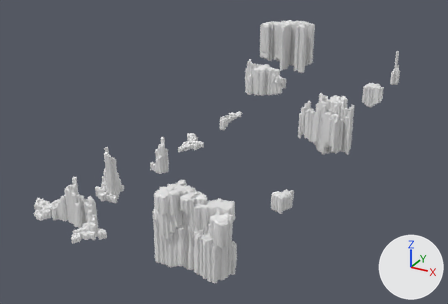
Renders of the FBX model Singularity-Game/Assets/Assets_Environment/RockAssets/RockAssets.fbx from each side of a commit.
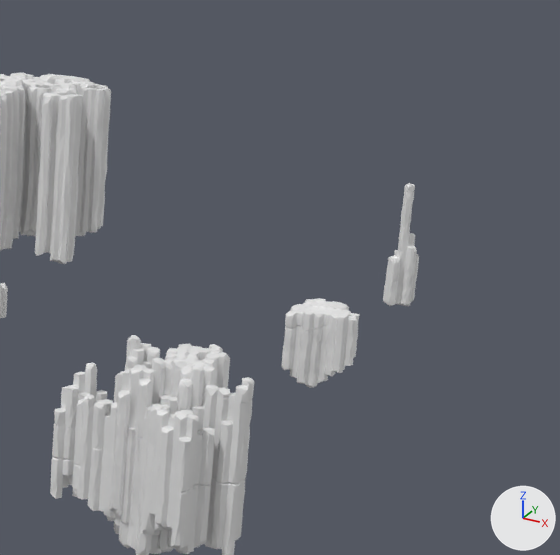
There are two pictures of each version: one whole from a 50 mm camera at (101.0, -439.0, 136.0) aimed at (-66.0, -135.0, -16.0), one close up on the part from 63% to 98% of the width and 0% to 51% of the height. The axes (+X, +Y, +Z) are drawn at lower right. The lights are the same throughout. Where no turn or scale is listed for an object, it has been applied to the vertices.

The first close-up shows 'RockHexagon.009', 'RockHexagon.010', 'RockHexagon.011', 'RockHexagon.012'.
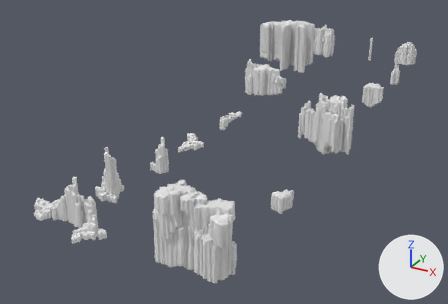
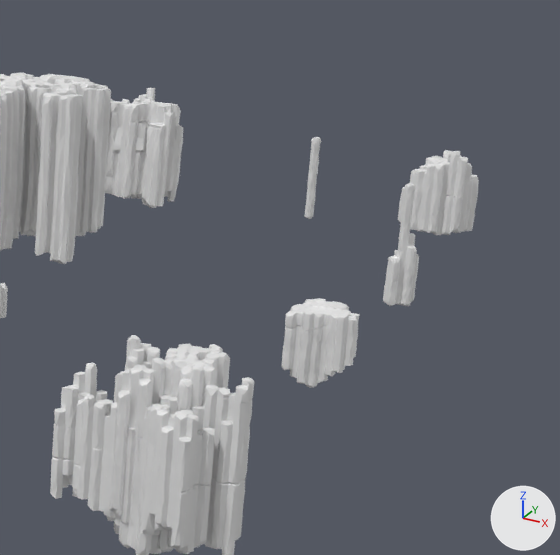
The newer file is also turned or shifted as a whole; pictures and numbers use the older file's frame.

Boxes (x1, y1, x2, y2) around the edits, measured in the close-ups (560 x 555 px):
'RockHexagon.013', added
    after: (105, 88, 183, 208)
'RockHexagon.014', added
    after: (398, 150, 479, 235)
'RockHexagon.015', added
    after: (304, 137, 321, 219)

Diff of the bpy script that builds the scene:
```diff
--- a/Singularity-Game/Assets/Assets_Environment/RockAssets/RockAssets.fbx.py
+++ b/Singularity-Game/Assets/Assets_Environment/RockAssets/RockAssets.fbx.py
@@ me_cylinder_168 @@
+me_cylinder_168.from_pydata(...)  # 2298 vertices, 4600 faces; spans x -18.8..9.3, y -20.0..4.3, z -11.9..13.8
@@ me_cylinder_170 @@
+me_cylinder_170.from_pydata(...)  # 1757 vertices, 3502 faces; spans x 19.9..35.7, y -5.6..8.6, z -9.2..10.2
@@ me_cylinder_222 @@
+me_cylinder_222.from_pydata(...)  # 315 vertices, 621 faces; spans x -1.0..1.0, y -1.1..1.1, z -9.5..9.2
@@ ob_rockhexagon_013 @@
+ob_rockhexagon_013 = bpy.data.objects.new('RockHexagon.013', me_cylinder_168)
+ob_rockhexagon_013.location = (-72.3, 57.3, 11.2)
@@ ob_rockhexagon_014 @@
+ob_rockhexagon_014 = bpy.data.objects.new('RockHexagon.014', me_cylinder_170)
+ob_rockhexagon_014.location = (-33.0, 51.4, 9.9)
@@ ob_rockhexagon_015 @@
+ob_rockhexagon_015 = bpy.data.objects.new('RockHexagon.015', me_cylinder_222)
+ob_rockhexagon_015.location = (-33.0, 51.4, 9.9)
```
